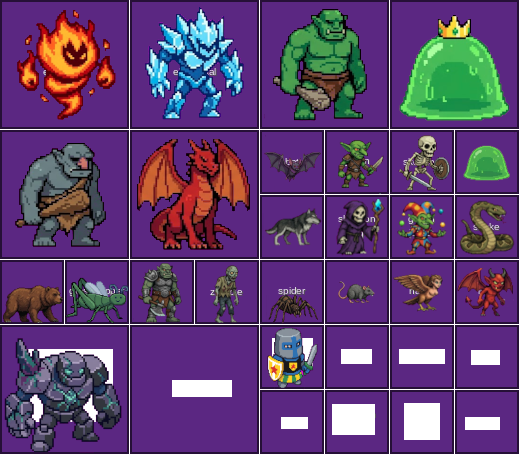
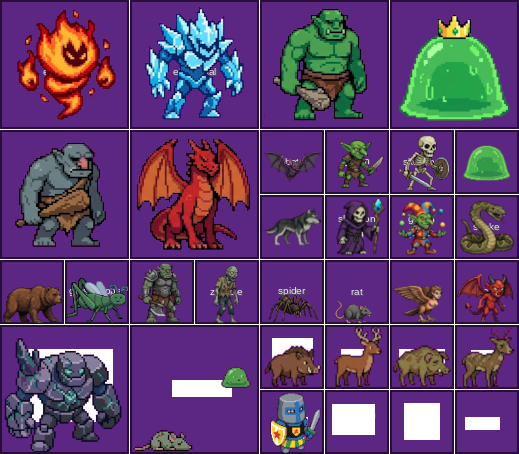
The second 519 x 454 image is a revision of the first. Changes to its layers:
painted on "Pasted Layer" over [133, 268, 516, 454]